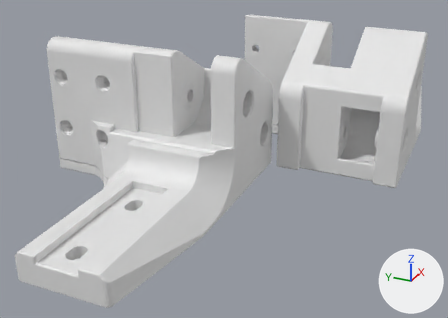
Renders of the Blender file BLEND/150mm MGN9C.blend from each side of a commit.
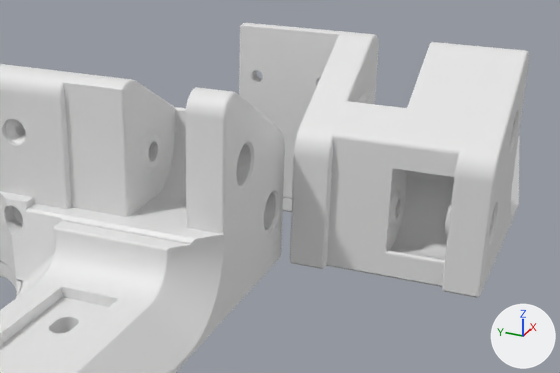
There are two pictures of each version: one whole from a 50 mm camera at (-57.7, 14.2, 69.0) aimed at (74.5, 73.7, 2.9), one close up on the part from 21% to 100% of the width and 0% to 74% of the height. Lighting does not change. The marker at lower right points along +X, +Y and +Z.

The first close-up shows 'Bat_XY_Left', 'Bat_XY_Right'.
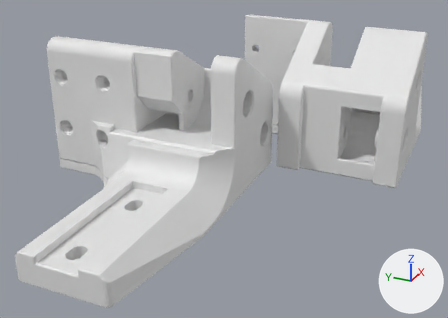
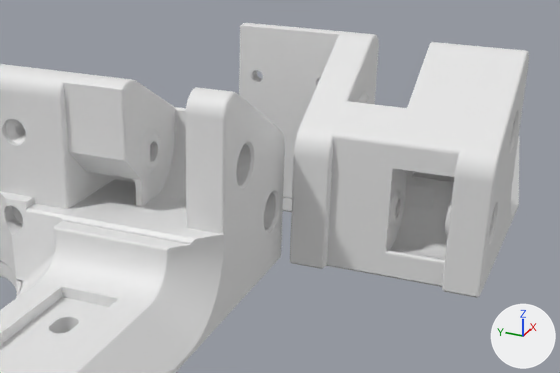
ob_bat_xy_left_003 is not drawn itself; it is used by a modifier of ob_bat_xy_left.

Boxes [x1, y1, x2, y2] around the edits, measured in the close-ups (560 x 373 px):
'Bat_XY_Left', reshaped: [0, 64, 285, 373] in both
'Bat_XY_Right', modifiers changed: [239, 23, 529, 298] in both
part 1 of me_bat_xy_left_002, cut back: before [68, 110, 142, 217]; after [89, 112, 151, 180]

What changed in the scene script:
```text
Change me_bat_xy_left_002:
    used by ob_bat_xy_left_002; location = (0.0, 0.0, 0.0)
    remove me_bat_xy_left_002.from_pydata(...)  # 66 vertices, 35 faces; spans x 58.7..63.6, y 79.2..89.2, z 13.0..30.0
    add me_bat_xy_left_002.from_pydata(...)  # 38 vertices, 21 faces; spans x 58.7..66.3, y 79.2..85.7, z 18.2..29.7
    me_bat_xy_left_002 part 1: the whole mesh is rebuilt
Change ob_bat_xy_left:
    where _m = ob_bat_xy_left.modifiers.new('BTool_Bat_XY_Left.003', 'BOOLEAN')
    remove _m.object = ob_bat_xy_left_003
Change ob_bat_xy_right:
    add _m = ob_bat_xy_right.modifiers.new('BTool_Bat_XY_Right.010', 'BOOLEAN')
    add _m.object = ob_bat_xy_right_010
    add _m.operation = 'UNION'
    remove _m = ob_bat_xy_right.modifiers.new('BTool_Bat_XY_Right.003', 'BOOLEAN')
    remove _m.object = ob_bat_xy_right_003
    remove _m.operation = 'UNION'
    remove _m = ob_bat_xy_right.modifiers.new('BTool_Bat_XY_Right.004', 'BOOLEAN')
    remove _m.object = ob_bat_xy_right_004
    remove _m.use_hole_tolerant = True
    remove _m = ob_bat_xy_right.modifiers.new('BTool_Bat_XY_Right.010', 'BOOLEAN')
    remove _m.object = ob_bat_xy_right_010
    remove _m.operation = 'UNION'
Remove ob_bat_xy_left_003:
    ob_bat_xy_left_003 = bpy.data.objects.new('Bat_XY_Left.003', me_bat_xy_left_003)
    ob_bat_xy_left_003.location = (0.0, 0.0, 0.0)
    ob_bat_xy_left_003.visible_camera = False
    ob_bat_xy_left_003.visible_diffuse = False
    ob_bat_xy_left_003.visible_glossy = False
    ob_bat_xy_left_003.visible_transmission = False
    ob_bat_xy_left_003.visible_shadow = False
    ob_bat_xy_left_003.hide_render = True
```
